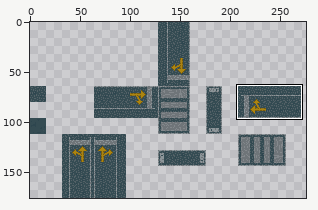
Sprite sheet: Mobile/Assets/Textures/Tiles/TileSprite/Tile_Base.png. The first picture is a wide view before the edit; the outline marks the close-up.
Close-up. Old version:
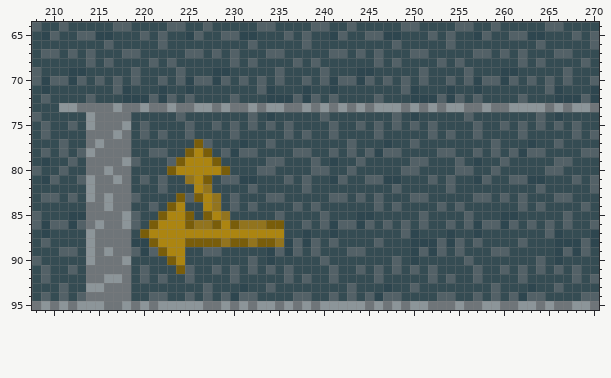
The file is 288x176 pixels. Colours within 5 levels of each other are drawn and written as one. Shown: x 208..270, y 64..95. The wide view leaves out empty margins. The commit also changed other parts of the picture, which this record leaves out.
Once edited:
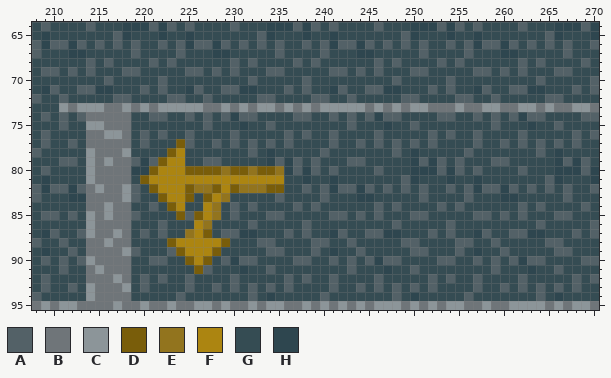
Palette (. is transparent): A #536167  B #6f7579  C #8c9599  D #795d0a  E #92741e  F #ac8511  G #354c53  H #2e464f
Difference:
Changed rows in their new state; - is an unchanged pixel.
first column x 208:
64 GA-G--A--GHHHAH-GA-G--A--GHHHAH-GA-G--A--GHHHAH-GA-G--A--GHHHAH
65 --G--GGGGAH-G-H---G--GGGGAH-G-H---G--GGGGAH-G-H---G--GGGGAH-G-H
66 AHAAHA-AGA-A----AHAAHA-AGA-A----AHAAHA-AGA-A----AHAAHA-AGA-A---
67 AGG-HHG---G-----AGG-HHG---G-----AGG-HHG---G-----AGG-HHG---G----
69 GAA-AGA---A-----GAA-AGA---A-----GAA-AGA---A-----GAA-AGA---A----
70 GGGGGG-GAG-G----GGGGGG-GAG-G----GGGGGG-GAG-G----GGGGGG-GAG-G---
71 --A--AAHHGG-A-A---A--AAHHGG-A-A---A--AAHHGG-A-A---A--AAHHGG-A-A
72 AG-A--G--AAGGGG-AG-A--G--AAGGGG-AG-A--G--AAGGGG-AG-A--G--AAGGGG
73 ----BCCC-BC---C-CC-B---CBC-BC----C-C---B---CB-B----C-B--BCB----
74 GA-A-AB------AA-GA-A-AHA--G--AA-GA-A-AHA--G--AA-GA-A-AHA--G--AA
75 -G-AG--C--B-G----G-AG-GHG---G----G-AG-GHG---G----G-AG-GHG---G--
76 --------C------------------------------------------------------
77 -A-GA--B----A---DAGGA-AGA---A----A-GA-AGA---A----A-GA-AGA---A--
78 AG-G-G----C--GGDFGGG-GGG--H--GG-AG-G-GGG--H--GG-AG-G-GGG--H--GG
79 -G-A--C-C-B-HADFFGGAA-----H-HA---G-A------H-HA---G-A------H-HA-
80 GA-G--C-B--HHDFF-DDDDEDDEDDEHAH-GA-G--A--GHHHAH-GA-G--A--GHHHAH
81 --G--G---B--DFFFFF-FFFFFFFFFG-H---G--GGGGAH-G-H---G--GGGGAH-G-H
82 AHAAHABC--CA-DFFFDE-DFDEEEDD----AHAAHA-AGA-A----AHAAHA-AGA-A---
83 AGG-HHB-B-C---DFFDGDFEG---G-----AGG-HHG---G-----AGG-HHG---G----
85 GAA-AGC-C-B---GGDADFEGA---A-----GAA-AGA---A-----GAA-AGA---A----
86 GGGGGGCB--BG-GAGGGF-GGGGAGGG----GGGGGG-GAG-G----GGGGGG-GAG-G---
87 --A--A---C--AGAGGE-DGAAHHGGGA-A---A--AAHHGG-A-A---A--AAHHGG-A-A
88 AG-A--B-C--GGGGD-FFFFDGGGAAGGGG-AG-A--G--AAGGGG-AG-A--G--AAGGGG
89 -H-G--B-B-C-GGGADFFFD-----A-GG---H-G------A-GG---H-G------A-GG-
90 GA-A-A----B--AAGGDFD-AHA--G--AA-GA-A-AHA--G--AA-GA-A-AHA--G--AA
91 -G-AG--C----G---GGDAG-GHG---G----G-AG-GHG---G----G-AG-GHG---G--
92 --------B------------------------------------------------------
93 -A-GA--B--C-A----A-GA-AGA---A----A-GA-AGA---A----A-GA-AGA---A--
94 AG-G-GC------GG-AG-G-GGG--H--GG-AG-G-GGG--H--GG-AG-G-GGG--H--GG
95 ----CBBB-CB---B-BB-C---BCB-CB----B-B---C---BC-C----B-C--CBC----
Boxes around the changes in both close-ups, in picture pixels (x1, y1, x2, y2):
changed: (32, 22, 599, 310)
